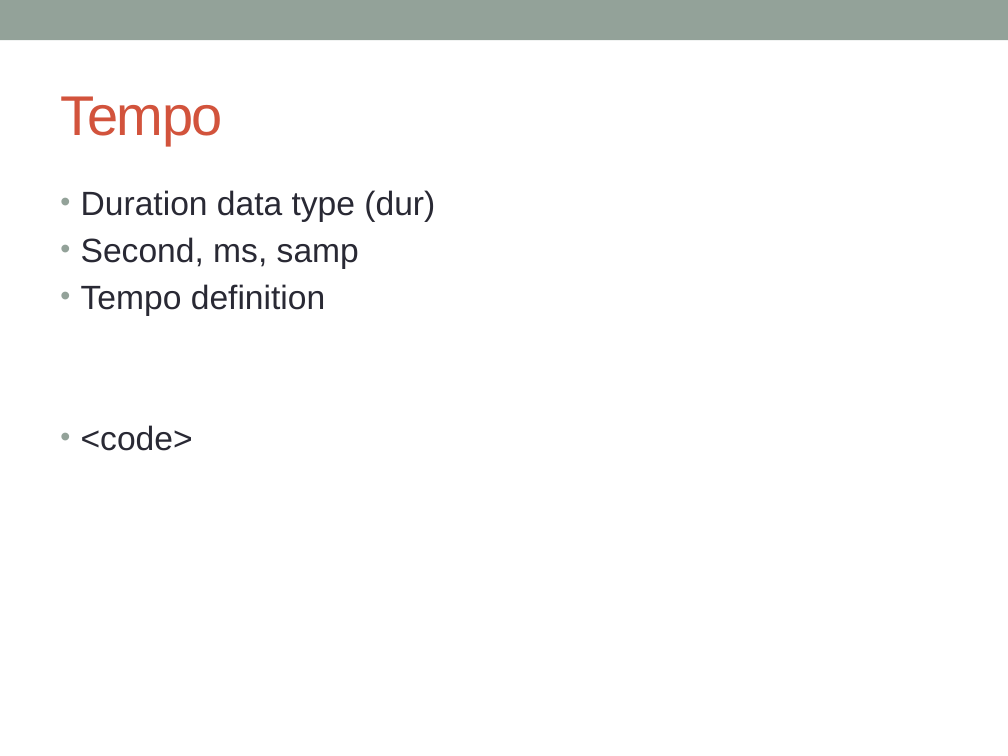
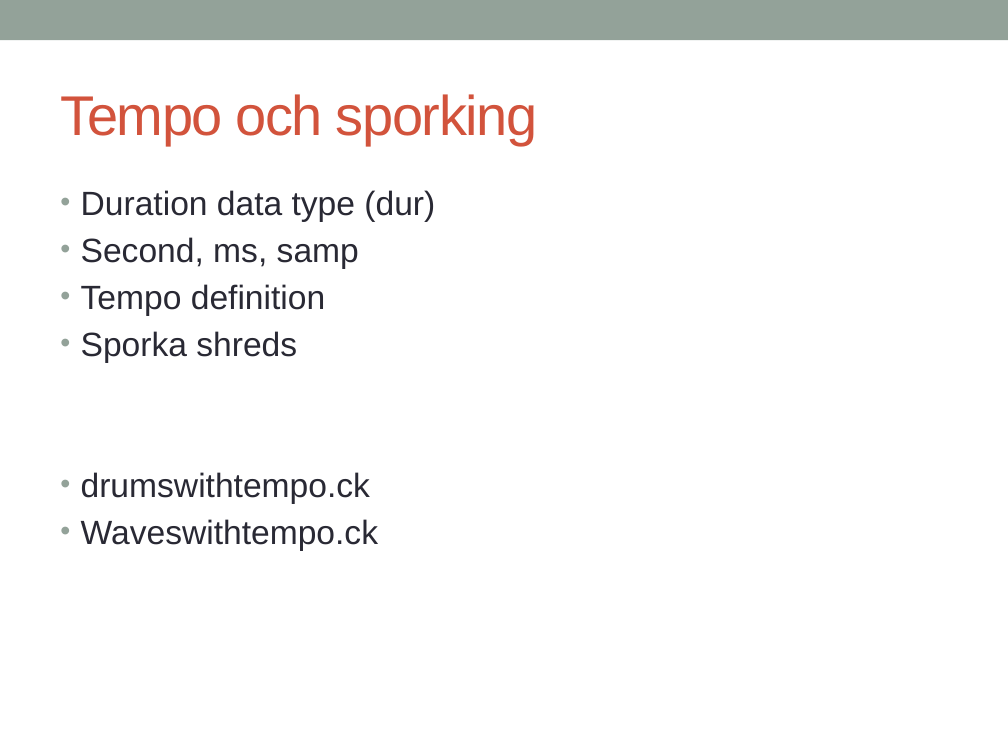
Before and after one commit to melke/makinmusic, a slide deck: slide 13 of chuck.pptx (slide 8 before the commit). Drawn at 1008x756 pixels with LibreOffice and Linux fonts; fonts in the diff are those of the drawing. Boxes give left, top, right and bottom in pixels: in the first picture for what was removed or moved away, otherwise in the second. Text is boxed around its words. In the diff, an @@ line names an element or a change of style, - is before the commit and + after.

```diff
--- a/chuck.pptx
+++ b/chuck.pptx
@@ title at bbox=[60, 94, 538, 145]: text changed @@
-Tempo
+Tempo och sporking
@@ text at bbox=[81, 331, 378, 551]: text changed @@
-• <code>
+• Sporka shreds
+• drumswithtempo.ck
+• Waveswithtempo.ck
```
Also in this commit, not shown: 1 other slide changed, 1 slide added, 15 other files.
